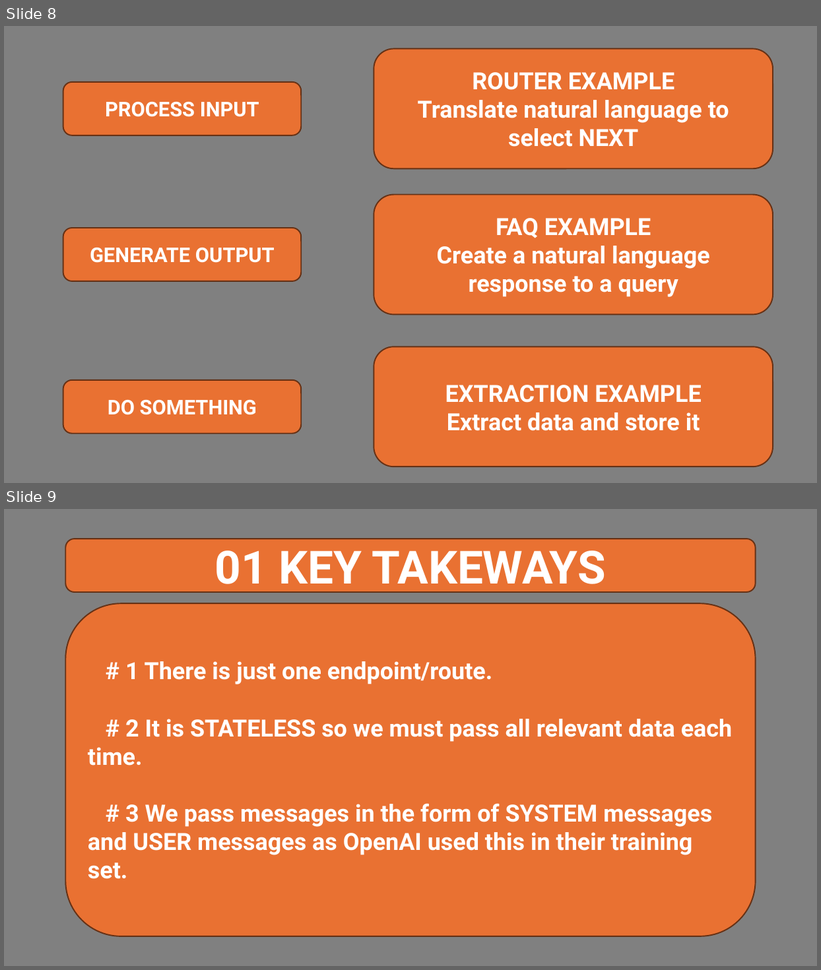
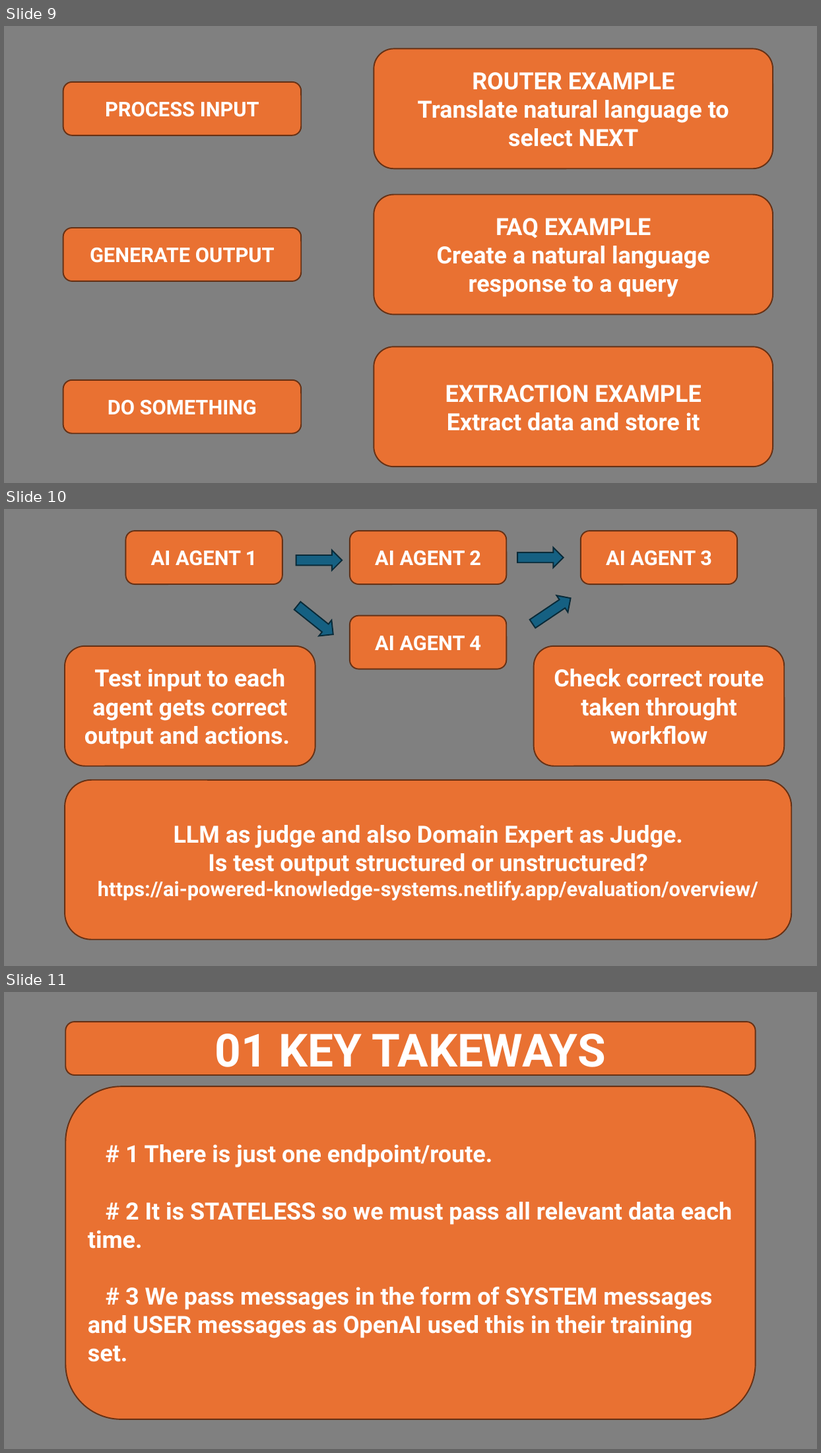
Before and after one commit to Python-Test-Engineer/django-con-eu, a slide deck: ai-agents.pptx. Shown one above the other, each under a label of ours: slides 8 and 9 before the commit, slides 9, 10 and 11 after it. The pictures are 821x970 and 821x1453 pixels, drawn with LibreOffice and Linux fonts; fonts in the diff are those of the drawing. Boxes give left, top, right and bottom in pixels: in the first picture for what was removed or moved away, otherwise in the second. Text is boxed around its words. In the diff, an @@ line names an element or a change of style, - is before the commit and + after.

```diff
--- a/ai-agents.pptx
+++ b/ai-agents.pptx
@@ slide 10 added at [4,509,817,966], background #808080 @@
@@ rounded rectangle added at [126,531,283,585], fill #E97132, outline #663216 1.5 pt, 24 pt, text #FFFFFF, bold @@
+AI AGENT 1
@@ rounded rectangle added at [350,531,507,585], fill #E97132, outline #663216 1.5 pt, 24 pt, text #FFFFFF, bold @@
+AI AGENT 2
@@ right arrow added at [517,547,564,568], fill #156082, outline #092A39 1.5 pt @@
@@ rounded rectangle added at [581,531,738,585], fill #E97132, outline #663216 1.5 pt, 24 pt, text #FFFFFF, bold @@
+AI AGENT 3
@@ right arrow added at [296,551,342,570], fill #156082, outline #092A39 1.5 pt @@
@@ right arrow added at [291,598,339,642], fill #156082, outline #092A39 1.5 pt @@
@@ right arrow added at [527,590,576,632], fill #156082, outline #092A39 1.5 pt @@
@@ rounded rectangle added at [350,616,507,669], fill #E97132, outline #663216 1.5 pt, 24 pt, text #FFFFFF, bold @@
+AI AGENT 4
@@ rounded rectangle added at [65,646,316,766], fill #E97132, outline #663216 1.5 pt, 28 pt, text #FFFFFF, bold @@
+Test input to each agent gets correct output and actions.
@@ rounded rectangle added at [534,646,785,766], fill #E97132, outline #663216 1.5 pt, 28 pt, text #FFFFFF, bold @@
+Check correct route taken throught workflow
@@ rounded rectangle added at [65,780,792,940], fill #E97132, outline #663216 1.5 pt, 28 pt, text #FFFFFF, bold @@
+LLM as judge and also Domain Expert as Judge.
+Is test output structured or unstructured?
+https://ai-powered-knowledge-systems.netlify.app/evaluation/overview/
@@ what was slide 8 is now slide 9 @@
@@ what was slide 9 is now slide 11 @@
```
Also in this commit, not shown: 1 other slide added, 3 other files.
